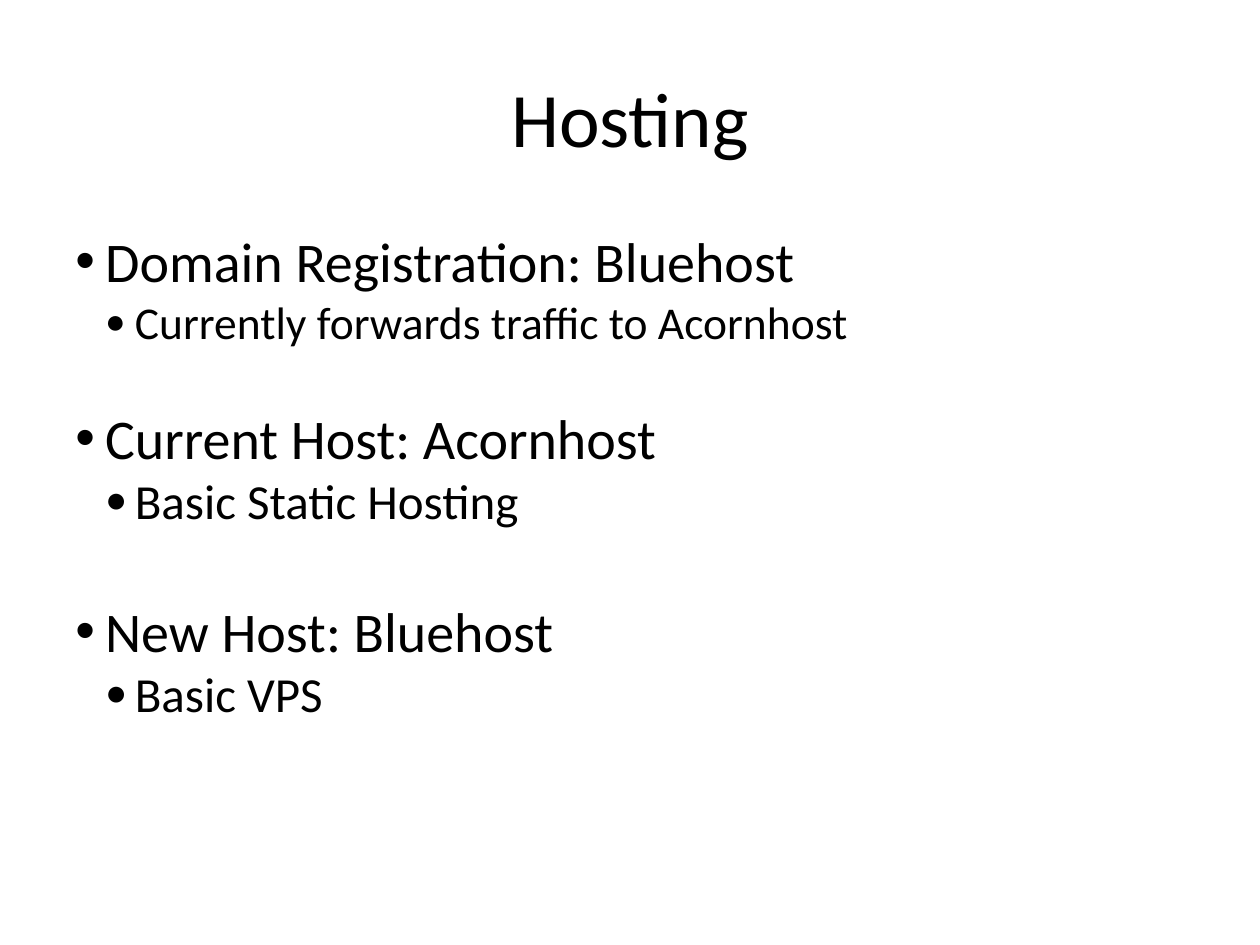
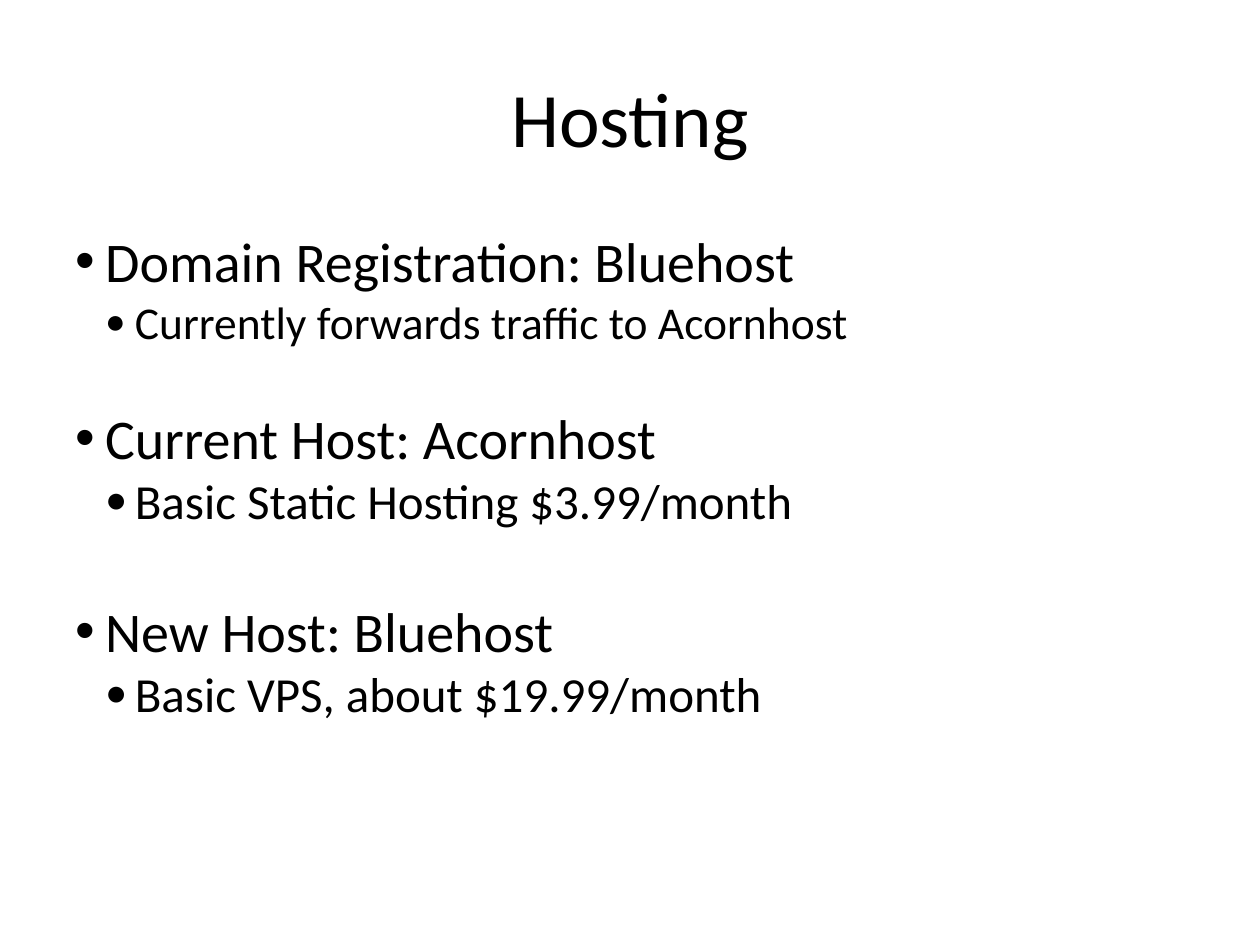
Before and after one commit to teamdirt/teamdirt.org, a slide deck: slide 3 of docs/ProjectPlanning/Project Phases.odp. Drawn at 1260x945 pixels with LibreOffice and Linux fonts; fonts in the diff are those of the drawing. Boxes give left, top, right and bottom in pixels: in the first picture for what was removed or moved away, otherwise in the second. Text is boxed around its words. In the diff, an @@ line names an element or a change of style, - is before the commit and + after.

```diff
--- a/docs/ProjectPlanning/Project Phases.odp
+++ b/docs/ProjectPlanning/Project Phases.odp
@@ text at [135,485,792,528]: text changed @@
-  ● Basic Static Hosting
+  ● Basic Static Hosting $3.99/month
@@ text at [135,678,761,718]: text changed @@
-  ● Basic VPS
+  ● Basic VPS, about $19.99/month
```
Also in this commit, not shown: 1 slide added, 1 other file.
